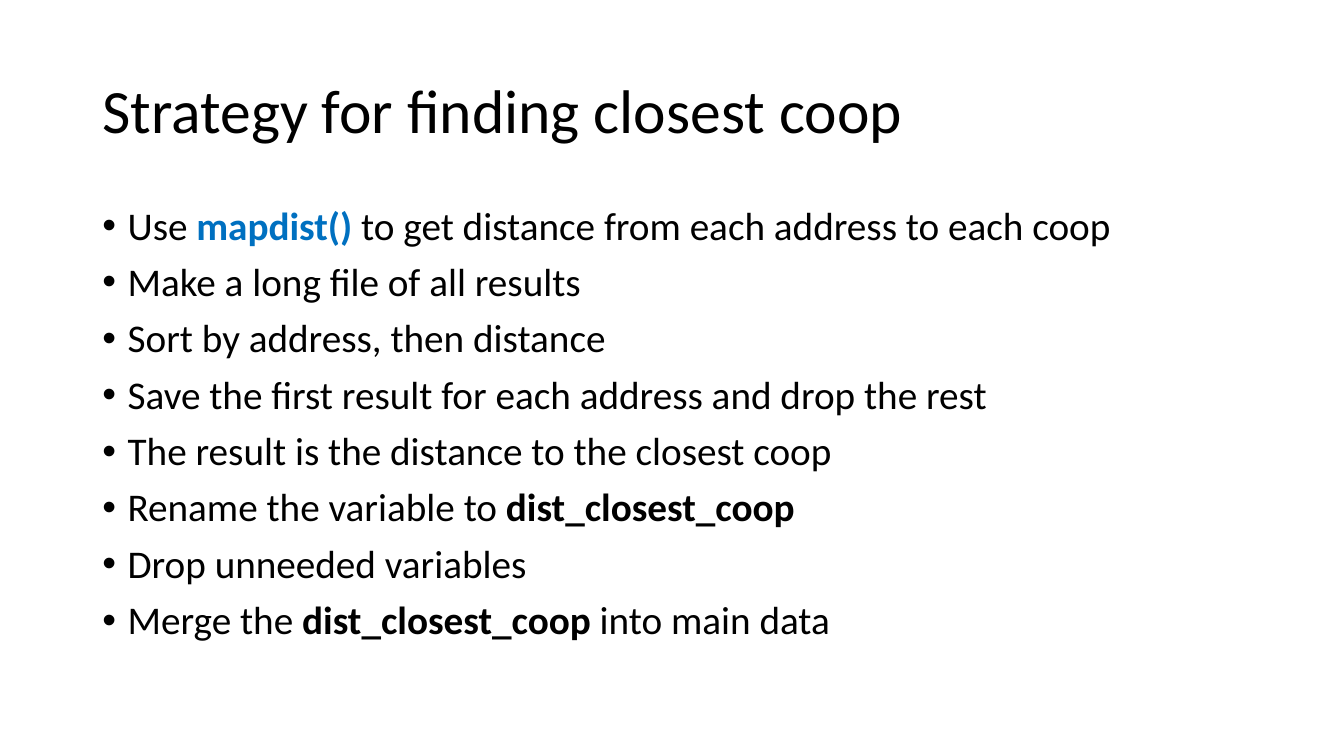
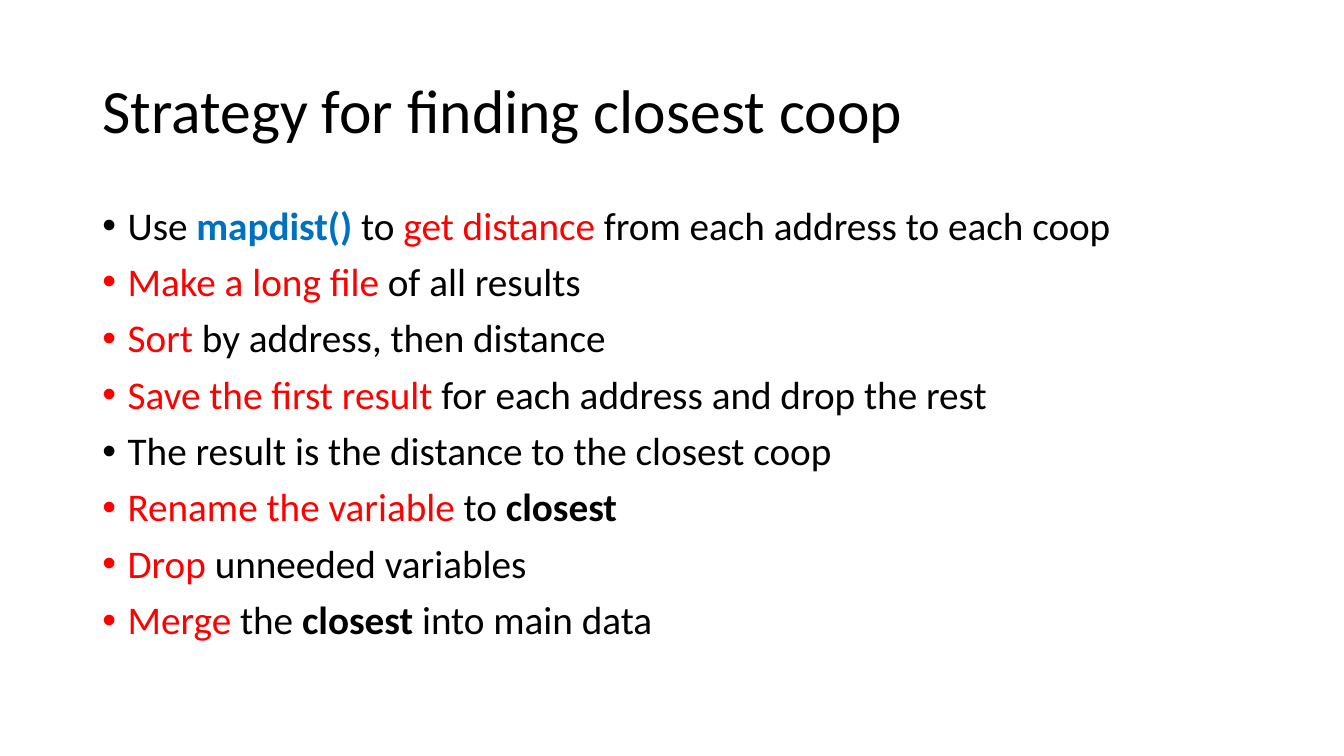
Before and after one commit to nrjjones/BuildingContextualData, a slide deck: slide 56 of presentation/Jones - Contextual Data Presentation.pptx (slide 54 before the commit). Drawn at 1344x756 pixels with LibreOffice and Linux fonts; fonts in the diff are those of the drawing. Boxes give left, top, right and bottom in pixels: in the first picture for what was removed or moved away, otherwise in the second. Text is boxed around its words. In the diff, an @@ line names an element or a change of style, - is before the commit and + after.

```diff
--- a/presentation/Jones - Contextual Data Presentation.pptx
+++ b/presentation/Jones - Contextual Data Presentation.pptx
@@ text at box(128, 211, 1110, 585): text colour #000000 to #FF0000 in "get distance", "Make a long file", "Sort", "Save the first result" and 1 more places @@
@@ text at box(128, 493, 617, 522): text changed; text colour #000000 to #FF0000 @@
-• Rename the variable to dist_closest_coop
+• Rename the variable to closest
@@ text at box(128, 606, 652, 641): text changed @@
-• Merge the dist_closest_coop into main data
+• Merge the closest into main data
```
Also in this commit, not shown: 17 other slides changed, 3 slides added, 4 other files.
